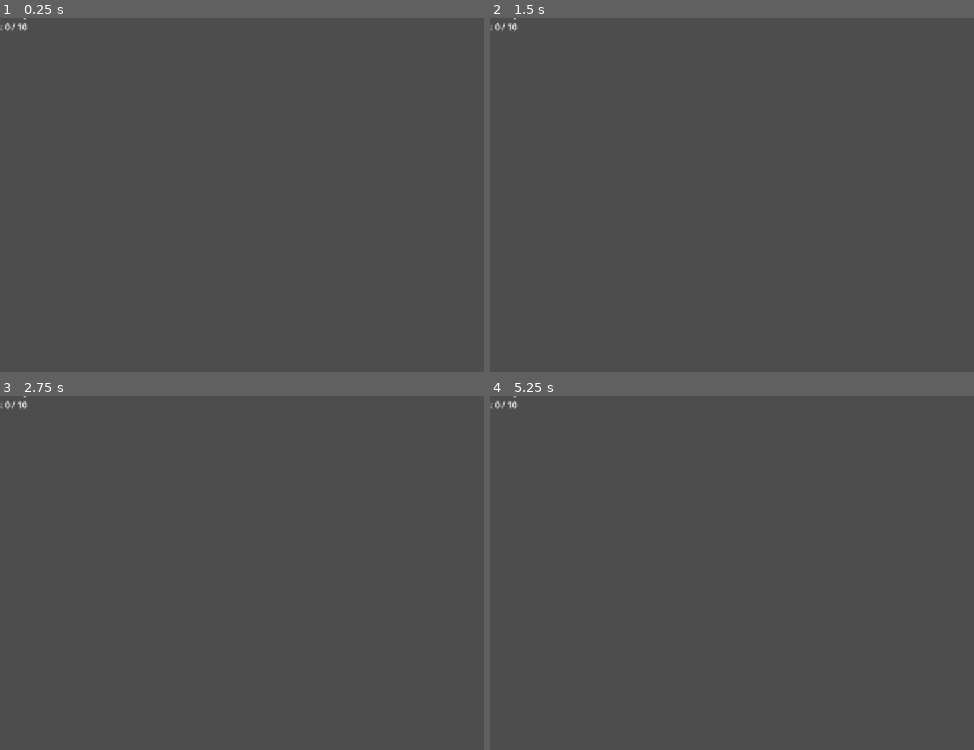
Above: before the commit, frames 1-4 (two rows, left to right).
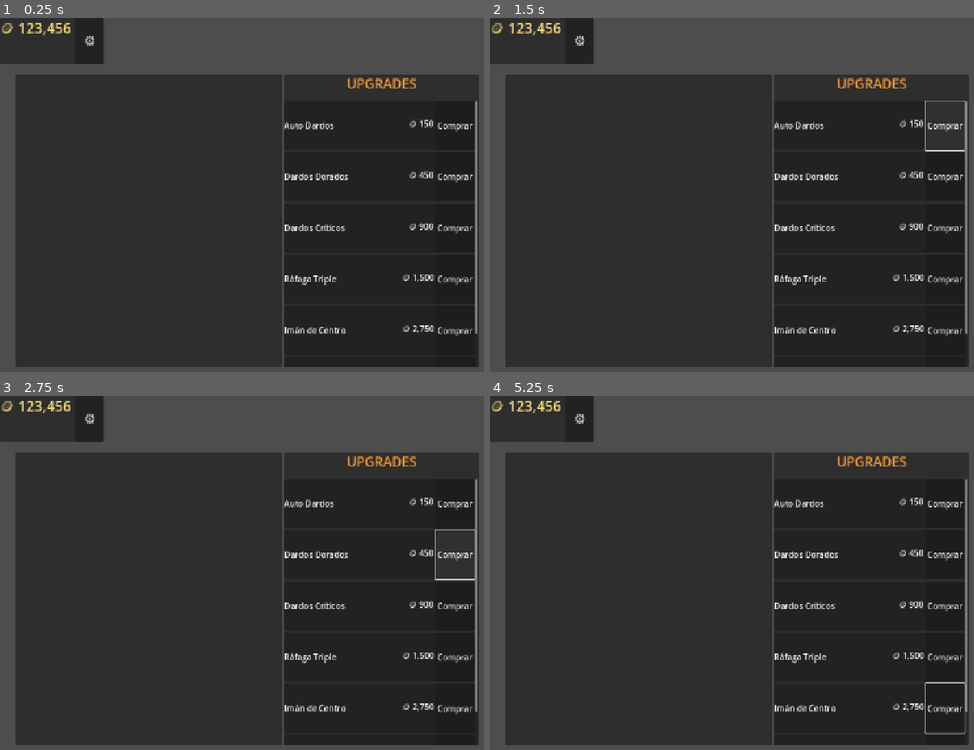
Above: after the commit, the same moments.

Repository: sbg93/EndlessBullseye
Game: Godot game, scene res://scenes/main.tscn
Same seed, same stepped clock (60 frames per second), same inputs: the game is played once before the commit and once after it.
Inputs (mouse positions are in pixels of both pictures, inside the frame that each line leads up to):
- Up to frame 1 (0.25 s): no input
- Up to frame 2 (1.5 s): click (581, 42) at 0.5 s, where only the run after the commit has a clickable "⚙"; click (944, 124) at 1.25 s, where only the run after the commit has a clickable "Comprar"
- Up to frame 3 (2.75 s): click (454, 555) at 2 s, where only the run after the commit has a clickable "Comprar"
- Up to frame 4 (5.25 s): click (944, 604) at 2.75 s, where only the run after the commit has a clickable "Comprar"; click (944, 657) at 3.5 s, where only the run after the commit has a clickable "Comprar"; click (944, 707) at 4.25 s, where only the run after the commit has a clickable "Comprar"; click (outside the picture) at 5 s, where only the run after the commit has a clickable "Comprar"

The runs differ from the first frame. In frame 1, 81% of the frame differs, in the area x 0-99%, y 0-99%; in frame 2, 81%; in frame 3, 81%; in frame 4, 81%.

Commit message:
Clarify bullseye asset source

Diff:
--- a/scenes/main.tscn
+++ b/scenes/main.tscn
@@ -1,19 +1,256 @@
-[gd_scene load_steps=2 format=3]
+[gd_scene load_steps=3 format=3]
 
 [ext_resource type="Script" path="res://scripts/main.gd" id=1]
+[ext_resource type="Texture2D" path="res://assets/bulleye.png" id=2]
 
 [node name="Main" type="Node2D"]
 script = ExtResource("1")
 
-[node name="WelcomeLabel" type="Label" parent="."]
+[node name="UI" type="Control" parent="."]
+anchors_preset = 15
+anchor_right = 1.0
+anchor_bottom = 1.0
+
+[node name="Background" type="ColorRect" parent="UI"]
+anchors_preset = 15
+anchor_right = 1.0
+anchor_bottom = 1.0
+color = Color(0.08, 0.09, 0.15, 1)
+
+[node name="TopBar" type="PanelContainer" parent="UI"]
+anchors_preset = 10
+anchor_right = 1.0
+offset_bottom = 90.0
+
+[node name="TopBarMargin" type="MarginContainer" parent="UI/TopBar"]
+anchors_preset = 15
+anchor_right = 1.0
+anchor_bottom = 1.0
+margin_left = 24.0
+margin_right = 24.0
+margin_top = 16.0
+margin_bottom = 16.0
+
+[node name="TopBarContent" type="HBoxContainer" parent="UI/TopBar/TopBarMargin"]
+anchors_preset = 15
+anchor_right = 1.0
+anchor_bottom = 1.0
+alignment = 0
+
+[node name="GoldLabel" type="Label" parent="UI/TopBar/TopBarMargin/TopBarContent"]
+text = "🪙 123,456"
+theme_override_colors/font_color = Color(0.98, 0.86, 0.45, 1)
+theme_override_font_sizes/font_size = 28
+size_flags_horizontal = 3
+size_flags_vertical = 1
+
+[node name="Spacer" type="Control" parent="UI/TopBar/TopBarMargin/TopBarContent"]
+size_flags_horizontal = 3
+
+[node name="SettingsButton" type="Button" parent="UI/TopBar/TopBarMargin/TopBarContent"]
+text = "⚙"
+theme_override_font_sizes/font_size = 26
+custom_minimum_size = Vector2(56, 48)
+size_flags_horizontal = 0
+size_flags_vertical = 1
+
+[node name="MainContent" type="HBoxContainer" parent="UI"]
+anchors_preset = 15
+anchor_right = 1.0
+anchor_bottom = 1.0
+offset_top = 110.0
+offset_left = 30.0
+offset_right = -30.0
+offset_bottom = -30.0
+separation = 24
+
+[node name="PlayArea" type="PanelContainer" parent="UI/MainContent"]
+custom_minimum_size = Vector2(520, 0)
+size_flags_horizontal = 3
+size_flags_vertical = 3
+
+[node name="PlayAreaMargin" type="MarginContainer" parent="UI/MainContent/PlayArea"]
+anchors_preset = 15
+anchor_right = 1.0
+anchor_bottom = 1.0
+margin_left = 24.0
+margin_right = 24.0
+margin_top = 24.0
+margin_bottom = 24.0
+
+[node name="Bullseye" type="TextureRect" parent="UI/MainContent/PlayArea/PlayAreaMargin"]
 anchors_preset = 8
 anchor_left = 0.5
 anchor_top = 0.5
 anchor_right = 0.5
 anchor_bottom = 0.5
-offset_left = -180.0
-offset_top = -20.0
-offset_right = 180.0
-offset_bottom = 20.0
+offset_left = -220.0
+offset_top = -220.0
+offset_right = 220.0
+offset_bottom = 220.0
+texture = ExtResource("2")
+expand_mode = 1
+stretch_mode = 5
+
+[node name="UpgradesPanel" type="PanelContainer" parent="UI/MainContent"]
+custom_minimum_size = Vector2(380, 0)
+size_flags_horizontal = 3
+size_flags_vertical = 3
+
+[node name="UpgradesVBox" type="VBoxContainer" parent="UI/MainContent/UpgradesPanel"]
+anchors_preset = 15
+anchor_right = 1.0
+anchor_bottom = 1.0
+separation = 12
+
+[node name="UpgradesHeader" type="Label" parent="UI/MainContent/UpgradesPanel/UpgradesVBox"]
+text = "UPGRADES"
 horizontal_alignment = 1
-text = "Endless Bullseye - Godot 4.5.1"
+theme_override_colors/font_color = Color(0.95, 0.6, 0.2, 1)
+theme_override_font_sizes/font_size = 26
+custom_minimum_size = Vector2(0, 48)
+
+[node name="UpgradesScroll" type="ScrollContainer" parent="UI/MainContent/UpgradesPanel/UpgradesVBox"]
+custom_minimum_size = Vector2(0, 520)
+size_flags_vertical = 3
+size_flags_horizontal = 3
+
+[node name="UpgradesList" type="VBoxContainer" parent="UI/MainContent/UpgradesPanel/UpgradesVBox/UpgradesScroll"]
+anchors_preset = 15
+anchor_right = 1.0
+anchor_bottom = 1.0
+size_flags_horizontal = 3
+size_flags_vertical = 3
+separation = 12
+
+[node name="UpgradeCard1" type="PanelContainer" parent="UI/MainContent/UpgradesPanel/UpgradesVBox/UpgradesScroll/UpgradesList"]
+custom_minimum_size = Vector2(0, 96)
+
+[node name="UpgradeCard1Content" type="HBoxContainer" parent="UI/MainContent/UpgradesPanel/UpgradesVBox/UpgradesScroll/UpgradesList/UpgradeCard1"]
+anchors_preset = 15
+anchor_right = 1.0
+anchor_bottom = 1.0
+margin_left = 16.0
+margin_right = 16.0
+margin_top = 12.0
+margin_bottom = 12.0
+
+[node name="Upgrade1Label" type="Label" parent="UI/MainContent/UpgradesPanel/UpgradesVBox/UpgradesScroll/UpgradesList/UpgradeCard1/UpgradeCard1Content"]
+text = "Auto Dardos"
+size_flags_horizontal = 3
+
+[node name="Upgrade1Cost" type="Label" parent="UI/MainContent/UpgradesPanel/UpgradesVBox/UpgradesScroll/UpgradesList/UpgradeCard1/UpgradeCard1Content"]
+text = "🪙 150"
+
+[node name="Upgrade1Buy" type="Button" parent="UI/MainContent/UpgradesPanel/UpgradesVBox/UpgradesScroll/UpgradesList/UpgradeCard1/UpgradeCard1Content"]
+text = "Comprar"
+
+[node name="UpgradeCard2" type="PanelContainer" parent="UI/MainContent/UpgradesPanel/UpgradesVBox/UpgradesScroll/UpgradesList"]
+custom_minimum_size = Vector2(0, 96)
+
+[node name="UpgradeCard2Content" type="HBoxContainer" parent="UI/MainContent/UpgradesPanel/UpgradesVBox/UpgradesScroll/UpgradesList/UpgradeCard2"]
+anchors_preset = 15
+anchor_right = 1.0
+anchor_bottom = 1.0
+margin_left = 16.0
+margin_right = 16.0
+margin_top = 12.0
+margin_bottom = 12.0
+
+[node name="Upgrade2Label" type="Label" parent="UI/MainContent/UpgradesPanel/UpgradesVBox/UpgradesScroll/UpgradesList/UpgradeCard2/UpgradeCard2Content"]
+text = "Dardos Dorados"
+size_flags_horizontal = 3
+
+[node name="Upgrade2Cost" type="Label" parent="UI/MainContent/UpgradesPanel/UpgradesVBox/UpgradesScroll/UpgradesList/UpgradeCard2/UpgradeCard2Content"]
+text = "🪙 450"
+
+[node name="Upgrade2Buy" type="Button" parent="UI/MainContent/UpgradesPanel/UpgradesVBox/UpgradesScroll/UpgradesList/UpgradeCard2/UpgradeCard2Content"]
+text = "Comprar"
+
+[node name="UpgradeCard3" type="PanelContainer" parent="UI/MainContent/UpgradesPanel/UpgradesVBox/UpgradesScroll/UpgradesList"]
+custom_minimum_size = Vector2(0, 96)
+
+[node name="UpgradeCard3Content" type="HBoxContainer" parent="UI/MainContent/UpgradesPanel/UpgradesVBox/UpgradesScroll/UpgradesList/UpgradeCard3"]
+anchors_preset = 15
+anchor_right = 1.0
+anchor_bottom = 1.0
+margin_left = 16.0
+margin_right = 16.0
+margin_top = 12.0
+margin_bottom = 12.0
+
+[node name="Upgrade3Label" type="Label" parent="UI/MainContent/UpgradesPanel/UpgradesVBox/UpgradesScroll/UpgradesList/UpgradeCard3/UpgradeCard3Content"]
+text = "Dardos Críticos"
+size_flags_horizontal = 3
+
+[node name="Upgrade3Cost" type="Label" parent="UI/MainContent/UpgradesPanel/UpgradesVBox/UpgradesScroll/UpgradesList/UpgradeCard3/UpgradeCard3Content"]
+text = "🪙 900"
+
+[node name="Upgrade3Buy" type="Button" parent="UI/MainContent/UpgradesPanel/UpgradesVBox/UpgradesScroll/UpgradesList/UpgradeCard3/UpgradeCard3Content"]
+text = "Comprar"
+
+[node name="UpgradeCard4" type="PanelContainer" parent="UI/MainContent/UpgradesPanel/UpgradesVBox/UpgradesScroll/UpgradesList"]
+custom_minimum_size = Vector2(0, 96)
+
+[node name="UpgradeCard4Content" type="HBoxContainer" parent="UI/MainContent/UpgradesPanel/UpgradesVBox/UpgradesScroll/UpgradesList/UpgradeCard4"]
+anchors_preset = 15
+anchor_right = 1.0
+anchor_bottom = 1.0
+margin_left = 16.0
+margin_right = 16.0
+margin_top = 12.0
+margin_bottom = 12.0
+
+[node name="Upgrade4Label" type="Label" parent="UI/MainContent/UpgradesPanel/UpgradesVBox/UpgradesScroll/UpgradesList/UpgradeCard4/UpgradeCard4Content"]
+text = "Ráfaga Triple"
+size_flags_horizontal = 3
+
+[node name="Upgrade4Cost" type="Label" parent="UI/MainContent/UpgradesPanel/UpgradesVBox/UpgradesScroll/UpgradesList/UpgradeCard4/UpgradeCard4Content"]
+text = "🪙 1,500"
+
+[node name="Upgrade4Buy" type="Button" parent="UI/MainContent/UpgradesPanel/UpgradesVBox/UpgradesScroll/UpgradesList/UpgradeCard4/UpgradeCard4Content"]
+text = "Comprar"
+
+[node name="UpgradeCard5" type="PanelContainer" parent="UI/MainContent/UpgradesPanel/UpgradesVBox/UpgradesScroll/UpgradesList"]
+custom_minimum_size = Vector2(0, 96)
+
+[node name="UpgradeCard5Content" type="HBoxContainer" parent="UI/MainContent/UpgradesPanel/UpgradesVBox/UpgradesScroll/UpgradesList/UpgradeCard5"]
+anchors_preset = 15
+anchor_right = 1.0
+anchor_bottom = 1.0
+margin_left = 16.0
+margin_right = 16.0
+margin_top = 12.0
+margin_bottom = 12.0
+
+[node name="Upgrade5Label" type="Label" parent="UI/MainContent/UpgradesPanel/UpgradesVBox/UpgradesScroll/UpgradesList/UpgradeCard5/UpgradeCard5Content"]
+text = "Imán de Centro"
+size_flags_horizontal = 3
+
+[node name="Upgrade5Cost" type="Label" parent="UI/MainContent/UpgradesPanel/UpgradesVBox/UpgradesScroll/UpgradesList/UpgradeCard5/UpgradeCard5Content"]
+text = "🪙 2,750"
+
+[node name="Upgrade5Buy" type="Button" parent="UI/MainContent/UpgradesPanel/UpgradesVBox/UpgradesScroll/UpgradesList/UpgradeCard5/UpgradeCard5Content"]
+text = "Comprar"
+
+[node name="UpgradeCard6" type="PanelContainer" parent="UI/MainContent/UpgradesPanel/UpgradesVBox/UpgradesScroll/UpgradesList"]
+custom_minimum_size = Vector2(0, 96)
+
+[node name="UpgradeCard6Content" type="HBoxContainer" parent="UI/MainContent/UpgradesPanel/UpgradesVBox/UpgradesScroll/UpgradesList/UpgradeCard6"]
+anchors_preset = 15
+anchor_right = 1.0
+anchor_bottom = 1.0
+margin_left = 16.0
+margin_right = 16.0
+margin_top = 12.0
+margin_bottom = 12.0
+
+[node name="Upgrade6Label" type="Label" parent="UI/MainContent/UpgradesPanel/UpgradesVBox/UpgradesScroll/UpgradesList/UpgradeCard6/UpgradeCard6Content"]
+text = "Interés Pasivo"
+size_flags_horizontal = 3
+
+[node name="Upgrade6Cost" type="Label" parent="UI/MainContent/UpgradesPanel/UpgradesVBox/UpgradesScroll/UpgradesList/UpgradeCard6/UpgradeCard6Content"]
+text = "🪙 4,200"
+
+[node name="Upgrade6Buy" type="Button" parent="UI/MainContent/UpgradesPanel/UpgradesVBox/UpgradesScroll/UpgradesList/UpgradeCard6/UpgradeCard6Content"]
+text = "Comprar"
Not shown, changed: README.md
